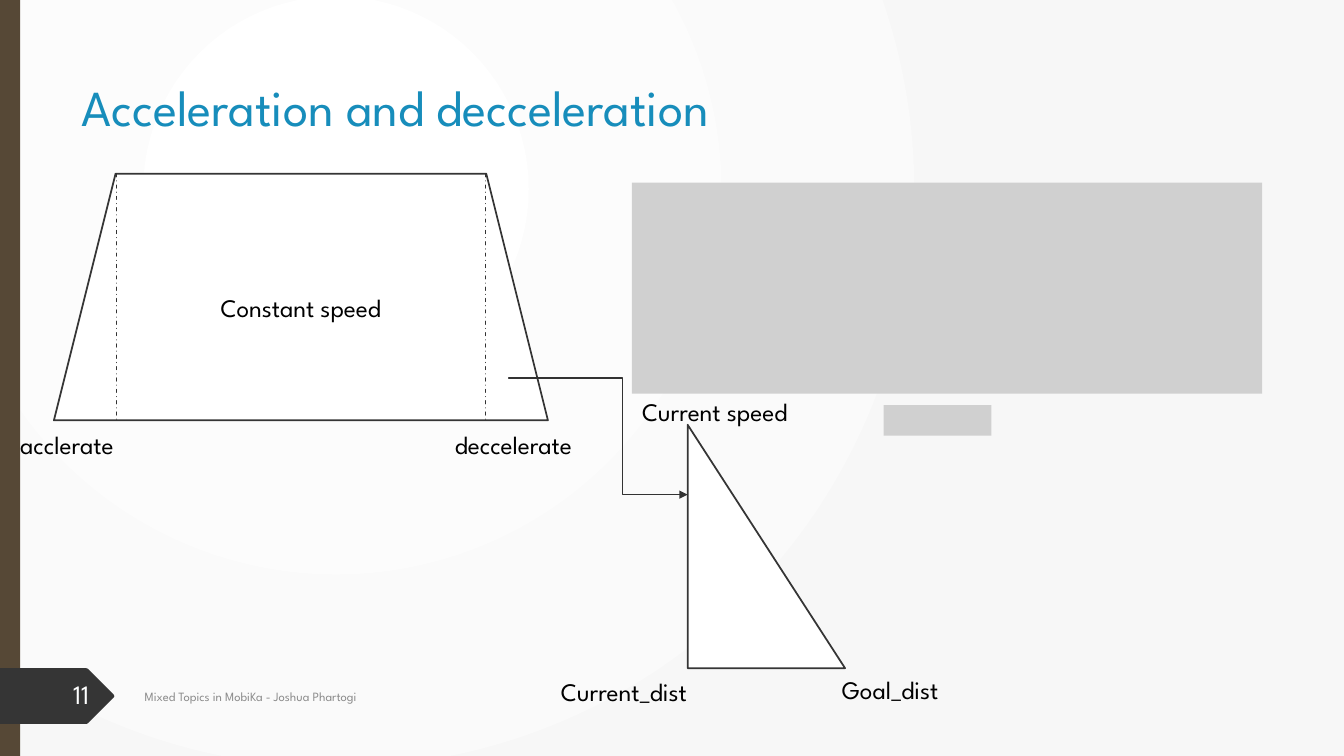
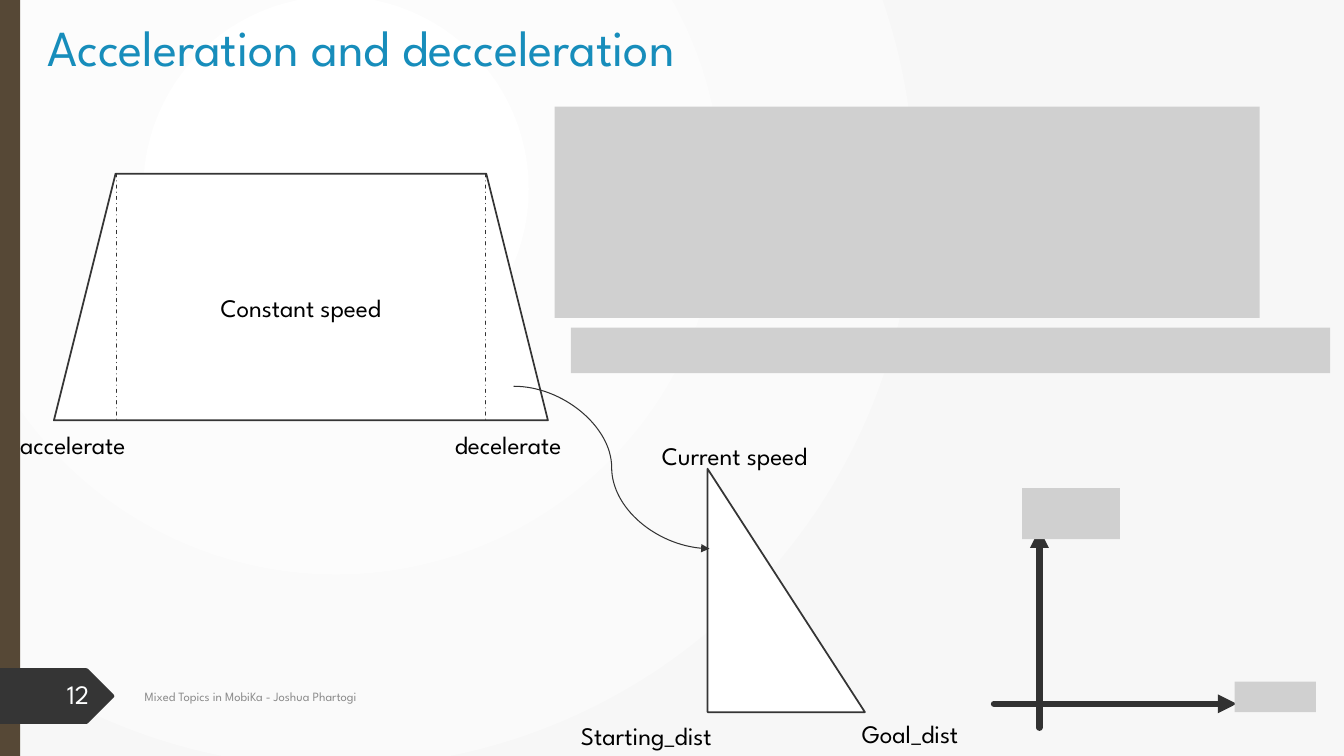
Before and after one commit to Jphartogi/Ipa_final_presentation, a slide deck: slide 12 of Internship Presentation.pptx (slide 11 before the commit). Drawn at 1344x756 pixels with LibreOffice and Linux fonts; fonts in the diff are those of the drawing; grey boxes stand for pictures. Boxes give left, top, right and bottom in pixels: in the first picture for what was removed or moved away, otherwise in the second. Text is boxed around its words. In the diff, an @@ line names an element or a change of style, - is before the commit and + after.

```diff
--- a/Internship Presentation.pptx
+++ b/Internship Presentation.pptx
@@ title "Acceleration and decceleration": place and size @@
-title "Acceleration and decceleration" at bbox=[82, 91, 709, 127]
+title "Acceleration and decceleration" at bbox=[47, 31, 674, 67]
@@ picture: place and size @@
-picture at bbox=[632, 182, 1263, 394]
+picture at bbox=[555, 107, 1259, 319]
@@ picture added at bbox=[571, 328, 1330, 373] @@
@@ elbow arrow removed from (509, 378) to (688, 495) @@
@@ curved arrow added from (514, 386) to (710, 548), #333333 0.75 pt @@
@@ picture removed at bbox=[884, 405, 992, 436] @@
@@ text at bbox=[20, 436, 125, 455]: text changed @@
-acclerate
+accelerate
@@ text at bbox=[455, 436, 562, 455]: text changed @@
-deccelerate
+decelerate
@@ 2 texts, 1 right triangle: place and size @@
-2 texts, 1 right triangle at bbox=[642, 403, 938, 701]
+2 texts, 1 right triangle at bbox=[662, 447, 958, 745]
@@ picture added at bbox=[1022, 488, 1120, 539] @@
@@ arrow added from (1040, 728) to (1040, 529), #333333 4.5 pt @@
@@ page number at bbox=[67, 686, 89, 704]: text changed @@
-11
+12
@@ picture added at bbox=[1235, 682, 1317, 712] @@
@@ arrow added from (994, 704) to (1237, 704), #333333 4.5 pt @@
@@ text at bbox=[581, 727, 712, 751]: text changed @@
-Current_dist
+Starting_dist
```
Also in this commit, not shown: 6 other slides changed, 2 slides added.
